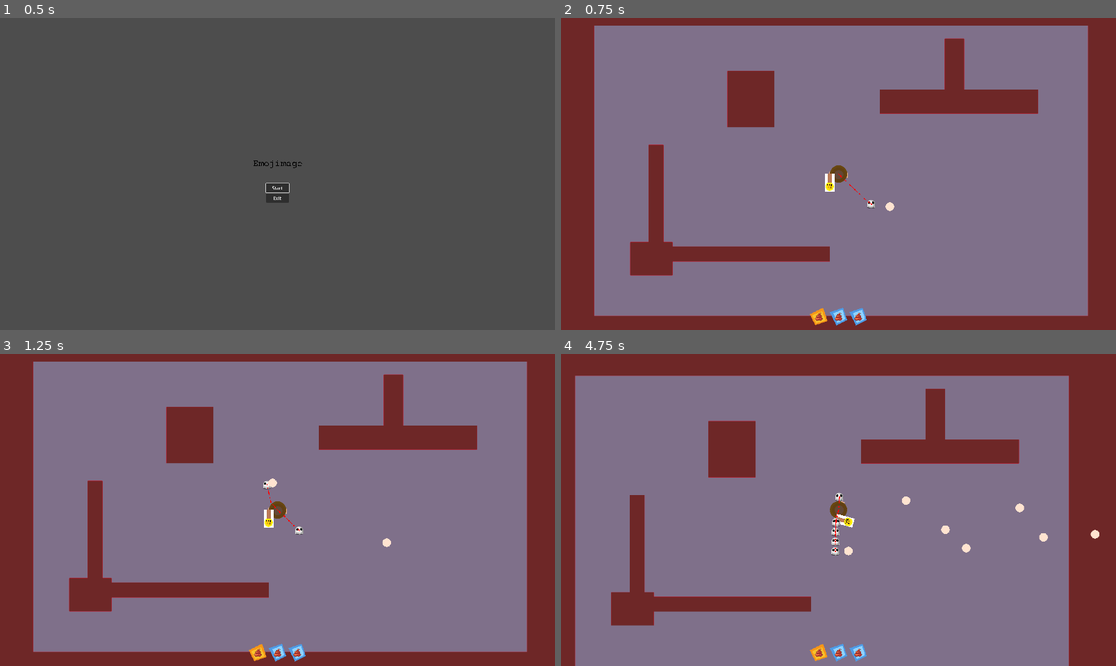
Above: before the commit, frames 1-4 (two rows, left to right).
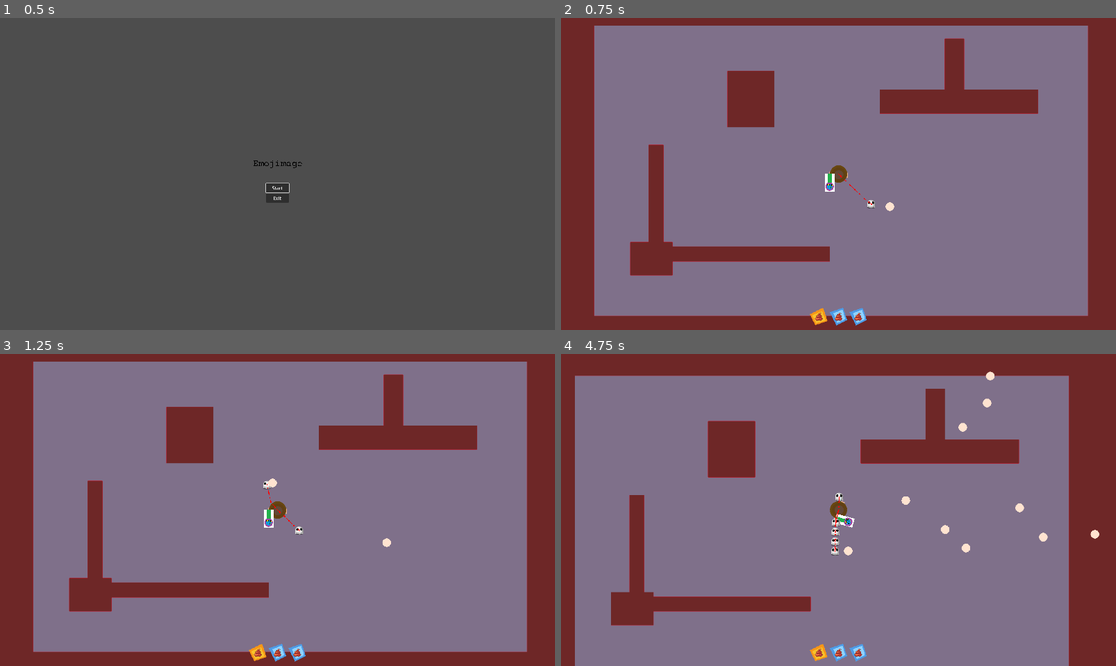
Above: after the commit, the same moments.

Repository: JulianNeuberger/EmojiMage
Game: Godot game, scene res://gui/MainMenu/MainMenu.tscn
Two runs of this game, one before a commit and one after it. Both use one fixed random seed, a clock stepped at 60 frames per second and the inputs below.
Inputs (mouse positions are in pixels of both pictures, inside the frame that each line leads up to):
- Up to frame 1 (0.5 s): no input
- Up to frame 2 (0.75 s): click "Start" at 0.5 s
- Up to frame 3 (1.25 s): no input
- Up to frame 4 (4.75 s): move the mouse to (960, 494) at 1.27 s; hold D (Right) 1.28-2.03 s; tap S (Bottom) at 1.35, 3.6 s; move the mouse to (727, 525) at 2.02 s; hold A (Left) 2.03-2.78 s; tap W (Top) at 2.1, 4.35 s; move the mouse to (894, 441) at 2.77 s; press the mouse at (894, 441) at 2.78 s; hold D (Right) 2.78-4.28 s; move the mouse to (810, 572) at 3.52 s; release the mouse at (810, 572) at 3.53 s; move the mouse to (1005, 556) at 4.27 s; hold A (Left) from 4.28 s (still down)

Frame 1 is identical in both runs. In frame 2, less than 0.1% of the frame differs, in the area x 47-50%, y 49-56%; in frame 3, less than 0.1%; in frame 4, 0.6%, in the area x 2-97%, y 5-100%.

Commit message:
add level change

Diff:
--- a/bullet/ShotgunBullet.tres
+++ b/bullet/ShotgunBullet.tres
@@ -1,9 +1,11 @@
-[gd_resource type="Resource" script_class="BulletResource" load_steps=2 format=3 uid="uid://bkxcdthdm4hwj"]
+[gd_resource type="Resource" script_class="BulletResource" load_steps=3 format=3 uid="uid://dcsd3i3jc1qvj"]
 
 [ext_resource type="Script" path="res://bullet/BulletResource.gd" id="1_cp64u"]
+[ext_resource type="Texture2D" uid="uid://cypji13qwvmi" path="res://bullet/bullet.png" id="2_i2kc8"]
 
 [resource]
 script = ExtResource("1_cp64u")
 speed = 500.0
 time_to_life = 0.5
 time_to_life_variance = 0.2
+sprite = ExtResource("2_i2kc8")
--- /dev/null
+++ b/levels/LevelChangeComponent.gd
@@ -0,0 +1,12 @@
+extends Node2D
+
+@export var next_scene: PackedScene
+var game_saver: GameSaver
+
+func _ready():
+	game_saver = get_node("/root/GameSaver")
+
+func change_scene():
+	if game_saver:
+		game_saver.save_game()
+	get_tree().change_scene_to_packed(next_scene)
--- /dev/null
+++ b/levels/LevelChangeComponent.tscn
@@ -0,0 +1,6 @@
+[gd_scene load_steps=2 format=3 uid="uid://d0nokkb8aiycw"]
+
+[ext_resource type="Script" path="res://levels/LevelChangeComponent.gd" id="1_hdqrp"]
+
+[node name="LevelChangeComponent" type="Node2D"]
+script = ExtResource("1_hdqrp")
--- a/levels/testbed.tscn
+++ b/levels/testbed.tscn
@@ -19,6 +19,8 @@
 [ext_resource type="PackedScene" uid="uid://bmddgc4p4tad2" path="res://HealthBar/HealthBar.tscn" id="9_sgpnb"]
 [ext_resource type="PackedScene" uid="uid://cgqqflee25ey0" path="res://HealthBar/HealthAdapter.tscn" id="10_4v2lf"]
 [ext_resource type="PackedScene" uid="uid://dbbvf5r7satm3" path="res://levels/GrantRewardComponent.tscn" id="19_xuund"]
+[ext_resource type="PackedScene" uid="uid://d0nokkb8aiycw" path="res://levels/LevelChangeComponent.tscn" id="20_b5d45"]
+[ext_resource type="PackedScene" uid="uid://bcppc16nfrh8d" path="res://gui/MainMenu/MainMenu.tscn" id="21_y0jxn"]
 
 [sub_resource type="Resource" id="Resource_n5d00"]
 script = ExtResource("3_v1hms")
@@ -104,7 +106,11 @@
 [node name="GrantRewardComponent" parent="." instance=ExtResource("19_xuund")]
 wand_reward = ExtResource("8_fu3e2")
 
+[node name="LevelChangeComponent" parent="." instance=ExtResource("20_b5d45")]
+next_scene = ExtResource("21_y0jxn")
+
 [connection signal="on_all_killed" from="EnemySpawner" to="GrantRewardComponent" method="grant_reward"]
+[connection signal="on_all_killed" from="EnemySpawner" to="LevelChangeComponent" method="change_scene"]
 [connection signal="toggle" from="CanvasLayer/GuiToggle" to="CanvasLayer/PauseGame" method="set_pause"]
 [connection signal="close_gui" from="CanvasLayer/GuiToggle/PauseGui" to="CanvasLayer/GuiToggle" method="close"]
 [connection signal="on_exit" from="CanvasLayer/BuiltInHandler" to="CanvasLayer/GuiToggle" method="toggle_gui"]
--- a/wizard/Wizard.gd
+++ b/wizard/Wizard.gd
@@ -10,11 +10,15 @@
 	inventory.init()
 	$PlayerInventoryHandler.connect("inventory_left", inventory.scroll_slot_left)
 	$PlayerInventoryHandler.connect("inventory_right", inventory.scroll_slot_right)
-	inventory.connect("slot_changed", func(_slot_index, slot_value): $Wand.set_wand_resorce(slot_value))
+	inventory.connect("slot_changed", func(_slot_index, slot_value): set_wand(slot_value))
+	set_wand(inventory.slots[0])
 
 func _process(delta):
 	velocity *= movement_parameters.movement_speed
 	move_and_slide()
+
+func set_wand(wand_resource: WandResource):
+	$Wand.set_wand_resorce(wand_resource)
 
 func serialize() -> Dictionary:
 	var dict = {
Not shown: 1 places in levels/testbed.tscn that only renumber resources
Not shown: 1 places in wizard/Wizard.tscn that only renumber resources
